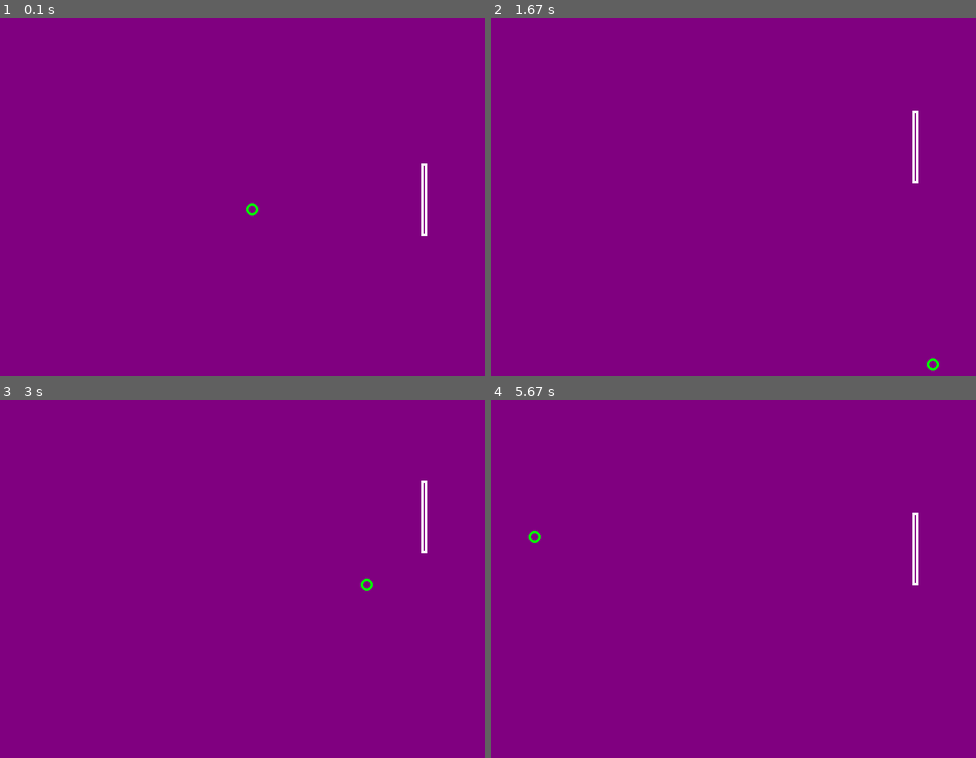
Above: before the commit, frames 1-4 (two rows, left to right).
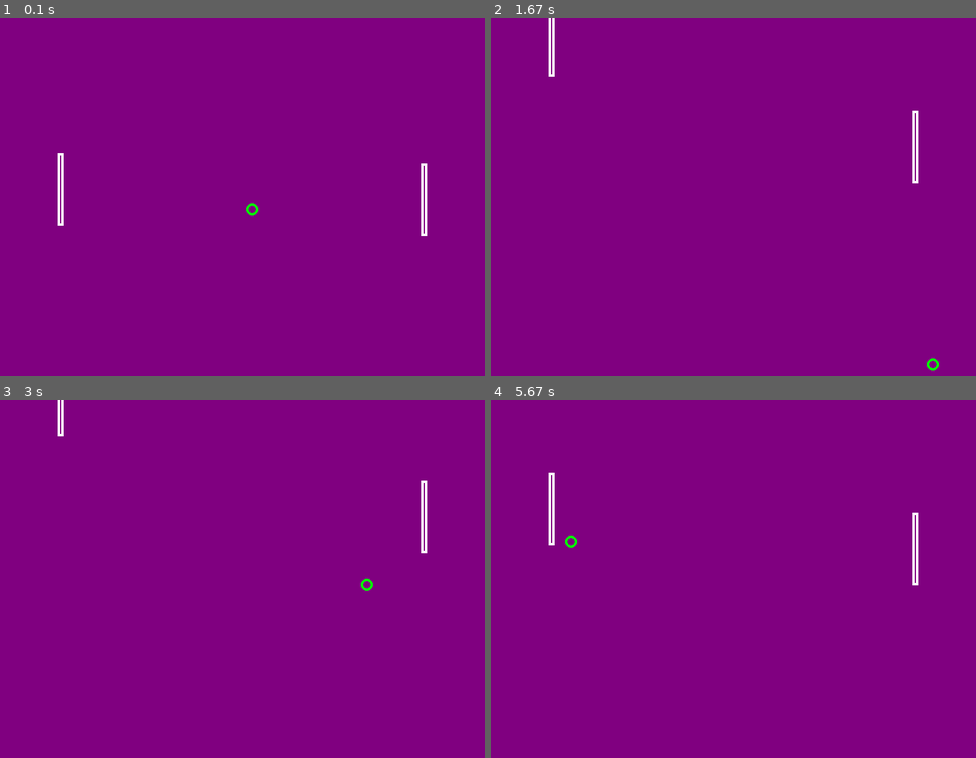
Above: after the commit, the same moments.

Repository: tjwei/NDHU_AM1130
Game: pygame game, started from pygame_pong.py
The game is run twice, just before and just after one commit, with the same random seed, the same clock (stepped at 60 frames per second) and the same inputs.
Inputs:
- Up to frame 1 (0.1 s): no input
- Up to frame 2 (1.67 s): hold Up 0.33-0.8 s; hold Down 0.83-1.13 s; hold Up 1.17-1.53 s; hold Down from 1.57 s (still down)
- Up to frame 3 (3 s): release Down at 1.93 s; hold Up 1.97-2.27 s; hold Down 2.3-2.6 s; hold Up from 2.63 s (still down)
- Up to frame 4 (5.67 s): release Up at 3 s; hold Down 3.03-3.4 s; hold Up 3.43-3.73 s; hold Down 3.77-4.07 s; hold Up 4.1-4.47 s; hold Down 4.5-4.87 s; hold Up 4.9-5.2 s; hold Down 5.23-5.53 s; hold Up from 5.57 s (still down)

The runs differ from the first frame. In frame 1, 0.2% of the frame differs, in the area x 11-14%, y 37-59%; in frame 2, 0.2%; in frame 3, 0.1%; in frame 4, 0.3%, in the area x 7-18%, y 20-42%.

Commit message:
Update pygame_pong.py

Diff:
--- a/pygame_pong.py
+++ b/pygame_pong.py
@@ -7,6 +7,7 @@
 
 import pygame
 import sys
+import random
 
 WIDTH, HEIGHT = 800, 600
 XS, YS = 200/1000, 200/1000
@@ -32,6 +33,8 @@
 
 ball = Item(400, 300, 10, 1, 1)
 board = Item(700, 300, 60, 0, 0)
+enemy = Item(100, 300, 60, 0, 0)
+
 
 ticks0 = pygame.time.get_ticks()
 last_ticks = ticks0
@@ -52,7 +55,7 @@
                 board.y_speed -= 1
     ticks = pygame.time.get_ticks()
     diff_ticks = ticks - last_ticks
-
+    # 玩家位置更新
     x, y = board.next_pos(diff_ticks)
     if y > HEIGHT:
         y = HEIGHT-1
@@ -60,16 +63,47 @@
         y = 0
     board.x, board.y = x, y
 
+    # 簡單的敵人邏輯
+    predict_y = ball.y
+    # 線性敵人邏輯
+    predict_y = ball.y + ball.y_speed/ball.x_speed*(enemy.x-ball.x)
+    # 隨機敵人變化
+    predict_y += random.uniform(-enemy.r*0.8,enemy.r*0.8)
+
+    if predict_y > enemy.y:
+        enemy.y_speed = 1
+    elif predict_y < enemy.y:
+        enemy.y_speed = -1
+
+
+
+    # 敵人位置更新
+    x, y = enemy.next_pos(diff_ticks)
+    if y > HEIGHT:
+        y = HEIGHT-1
+    if y<=0:
+        y = 0
+    enemy.x, enemy.y = x, y
+
     x, y = ball.next_pos(diff_ticks)
     if y>=HEIGHT:
         y = HEIGHT-1
         ball.y_speed = -ball.y_speed
+    # 玩家擊球判斷
     if board.x>=x>=board.x-5 and \
        board.y+board.r>=y>=board.y-board.r and \
        ball.x_speed>0:
         ball.x_speed=-ball.x_speed
         ball.y_speed = 1 if ball.y_speed>0 else -1
         ball.y_speed = ball.y_speed + (ball.y-board.y)/board.r
+
+    # 敵人擊球判斷
+    if enemy.x<=x<=enemy.x+5 and \
+       enemy.y+enemy.r>=y>=enemy.y-enemy.r and \
+       ball.x_speed<0:
+        ball.x_speed=-ball.x_speed
+        ball.y_speed = 1 if ball.y_speed>0 else -1
+        ball.y_speed = ball.y_speed + (ball.y-enemy.y)/enemy.r
     if x>=WIDTH:
         x = WIDTH-1
         ball.x_speed = -ball.x_speed
@@ -82,9 +116,15 @@
     ball.x, ball.y = x, y
     screen.fill((128,0,128))
     pygame.draw.circle(screen, (0,255,0), ball.pos(), ball.r, 4)
+    # 把玩家的板子畫出
     x, y = board.pos()
     pygame.draw.rect(screen, (255,255,255),
                      (x-5,y-board.r,10,2*board.r), 4)
+    # 把敵人的板子畫出
+    #enemy.y = board.y
+    x, y = enemy.pos()
+    pygame.draw.rect(screen, (255,255,255),
+                     (x-5,y-enemy.r,10,2*enemy.r), 4)
     pygame.display.flip()
     last_ticks = ticks
 pygame.quit()
